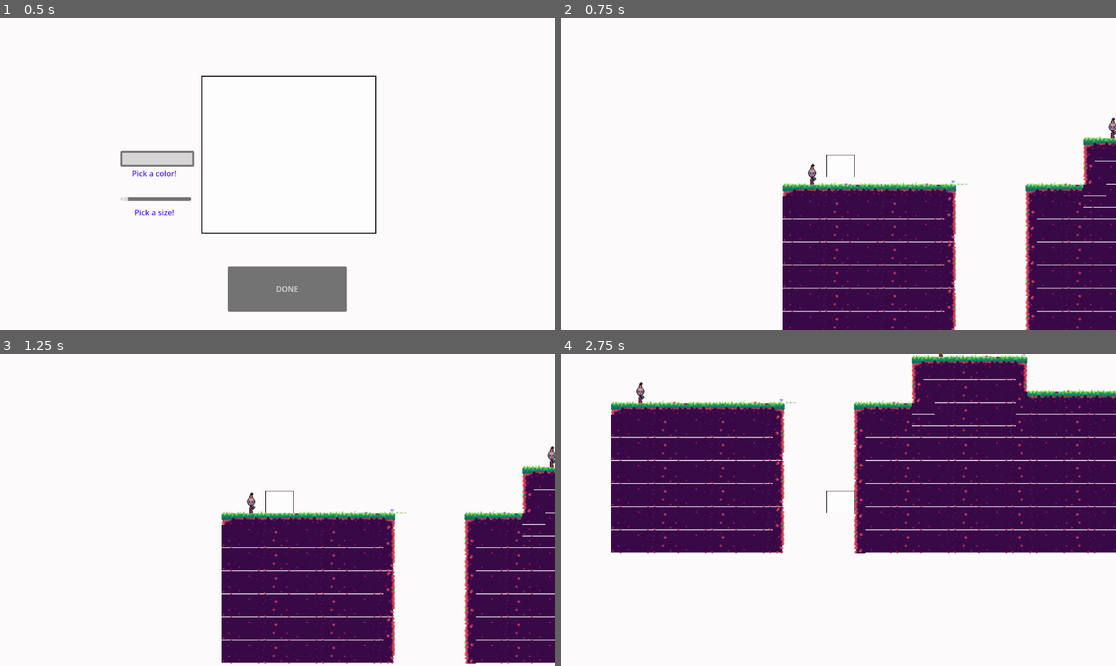
Above: before the commit, frames 1-4 (two rows, left to right).
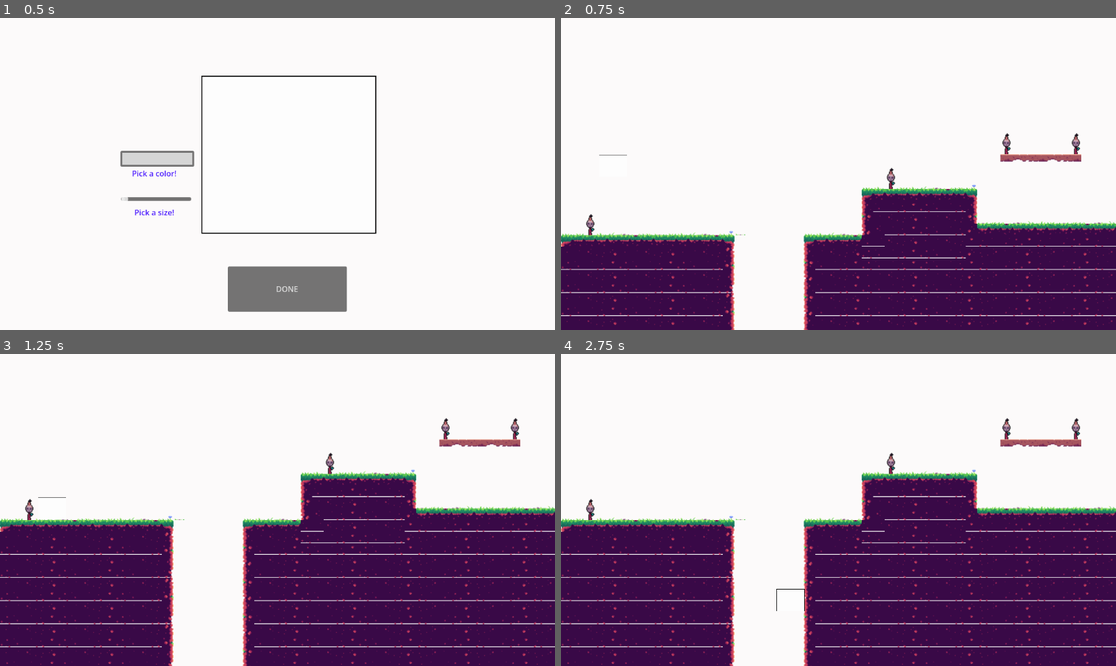
Above: after the commit, the same moments.

Repository: gracen-greenburg/Research_Milestone_Godot
Game: Godot game, scene res://scenes/Drawing_Screen.tscn
Same seed, same stepped clock (60 frames per second), same inputs: the game is played once before the commit and once after it.
Inputs (mouse positions are in pixels of both pictures, inside the frame that each line leads up to):
- Up to frame 1 (0.5 s): no input
- Up to frame 2 (0.75 s): click "DONE" at 0.5 s
- Up to frame 3 (1.25 s): no input
- Up to frame 4 (2.75 s): tap Enter (ui_accept) at 1.25, 1.52, 2.27 s; move the mouse to (960, 494) at 1.27 s; hold Right (ui_right) from 1.28 s (still down); click (960, 494) at 1.42 s; move the mouse to (727, 525) at 2.02 s

Frame 1 is identical in both runs. In frame 2, 26% of the frame differs, in the area x 0-100%, y 31-100%; in frame 3, 33%; in frame 4, 67%, in the area x 0-100%, y 0-100%.

Commit message:
Adding kill zone for player

Diff:
--- a/scenes/Game.tscn
+++ b/scenes/Game.tscn
@@ -3,6 +3,7 @@
 [ext_resource type="PackedScene" uid="uid://ddhkbla1u3ip" path="res://scenes/Player.tscn" id="1_ibkli"]
 [ext_resource type="Texture2D" uid="uid://d1onqb2vohkln" path="res://assets/tileset.png" id="1_qbsmt"]
 [ext_resource type="PackedScene" uid="uid://demhs0sme2y8y" path="res://scenes/MovingPlatform.tscn" id="3_cpr0p"]
+[ext_resource type="PackedScene" uid="uid://cuhgelmjgi0fa" path="res://scenes/Killzone.tscn" id="4_78awf"]
 
 [sub_resource type="Animation" id="Animation_cpr0p"]
 length = 0.001
@@ -575,6 +576,7 @@
 3:19/0 = 0
 4:19/0 = 0
 5:19/0 = 0
+5:19/0/physics_layer_0/polygon_0/points = PackedVector2Array(-8, -8, 8, -8, 8, 8, -8, 8)
 7:19/0 = 0
 8:19/0 = 0
 13:19/0 = 0
@@ -614,6 +616,7 @@
 3:20/0 = 0
 4:20/0 = 0
 5:20/0 = 0
+5:20/0/physics_layer_0/polygon_0/points = PackedVector2Array(-8, -8, 8, -8, 8, 8, -8, 8)
 7:20/0 = 0
 8:20/0 = 0
 13:20/0 = 0
@@ -653,6 +656,7 @@
 3:21/0 = 0
 4:21/0 = 0
 5:21/0 = 0
+5:21/0/physics_layer_0/polygon_0/points = PackedVector2Array(-8, -8, 8, -8, 8, 8, -8, 8)
 7:21/0 = 0
 8:21/0 = 0
 19:21/0 = 0
@@ -686,6 +690,7 @@
 3:22/0 = 0
 4:22/0 = 0
 5:22/0 = 0
+5:22/0/physics_layer_0/polygon_0/points = PackedVector2Array(-8, -8, 8, -8, 8, 8, -8, 8)
 7:22/0 = 0
 8:22/0 = 0
 12:22/0 = 0
@@ -727,6 +732,7 @@
 3:23/0 = 0
 4:23/0 = 0
 5:23/0 = 0
+5:23/0/physics_layer_0/polygon_0/points = PackedVector2Array(-8, -8, 8, -8, 8, 8, -8, 8)
 7:23/0 = 0
 8:23/0 = 0
 12:23/0 = 0
@@ -780,6 +786,7 @@
 3:24/0 = 0
 4:24/0 = 0
 5:24/0 = 0
+5:24/0/physics_layer_0/polygon_0/points = PackedVector2Array(-8, -8, 8, -8, 8, 8, -8, 8)
 7:24/0 = 0
 8:24/0 = 0
 12:24/0 = 0
@@ -843,6 +850,7 @@
 3:26/0 = 0
 4:26/0 = 0
 5:26/0 = 0
+5:26/0/physics_layer_0/polygon_0/points = PackedVector2Array(-8, -8, 8, -8, 8, 8, -8, 8)
 7:26/0 = 0
 8:26/0 = 0
 19:26/0 = 0
@@ -876,6 +884,7 @@
 3:27/0 = 0
 4:27/0 = 0
 5:27/0 = 0
+5:27/0/physics_layer_0/polygon_0/points = PackedVector2Array(-8, -8, 8, -8, 8, 8, -8, 8)
 7:27/0 = 0
 8:27/0 = 0
 19:27/0 = 0
@@ -909,6 +918,7 @@
 3:28/0 = 0
 4:28/0 = 0
 5:28/0 = 0
+5:28/0/physics_layer_0/polygon_0/points = PackedVector2Array(-8, -8, 8, -8, 8, 8, -8, 8)
 7:28/0 = 0
 8:28/0 = 0
 11:28/0 = 0
@@ -951,6 +961,7 @@
 3:29/0 = 0
 4:29/0 = 0
 5:29/0 = 0
+5:29/0/physics_layer_0/polygon_0/points = PackedVector2Array(-8, -8, 8, -8, 8, 8, -8, 8)
 7:29/0 = 0
 8:29/0 = 0
 11:29/0 = 0
@@ -993,6 +1004,7 @@
 3:30/0 = 0
 4:30/0 = 0
 5:30/0 = 0
+5:30/0/physics_layer_0/polygon_0/points = PackedVector2Array(-8, -8, 8, -8, 8, 8, -8, 8)
 7:30/0 = 0
 8:30/0 = 0
 42:30/0 = 0
@@ -1014,6 +1026,7 @@
 3:31/0 = 0
 4:31/0 = 0
 5:31/0 = 0
+5:31/0/physics_layer_0/polygon_0/points = PackedVector2Array(-8, -8, 8, -8, 8, 8, -8, 8)
 7:31/0 = 0
 8:31/0 = 0
 42:31/0 = 0
@@ -1413,6 +1426,9 @@
 physics_layer_0/collision_layer = 1
 sources/1 = SubResource("TileSetAtlasSource_cpr0p")
 
+[sub_resource type="WorldBoundaryShape2D" id="WorldBoundaryShape2D_s0nni"]
+distance = -173.0
+
 [node name="Game" type="Node2D" unique_id=160140118]
 
 [node name="Platform" parent="." unique_id=257777093 instance=ExtResource("3_cpr0p")]
@@ -1426,14 +1442,23 @@
 [node name="Level" type="TileMap" parent="." unique_id=1946833717]
 tile_set = SubResource("TileSet_ibkli")
 format = 2
-layer_0/tile_data = PackedInt32Array(1769472, 65537, 36, 183 …(25448 unchanged characters)… 2556025, 262145, 46, 2621561, 262145, 47)
+layer_0/tile_data = PackedInt32Array(1769472, 65537, 36, 183 …(25448 unchanged characters)… 2556025, 262145, 46, 2621561, 262145, 47, 917503, 327681, 27, 983039, 327681, 28, 1048575, 327681, 29, 1114111, 327681, 30, 1179647, 327681, 27, 1245183, 327681, 28, 1310719, 327681, 29, 1376255, 327681, 30, 1441791, 327681, 27, 1507327, 327681, 28, 1572863, 327681, 29, 1638399, 327681, 30, 1703935, 327681, 27, 1769471, 327681, 28, 1835007, 327681, 29, 1900543, 327681, 30, 1966079, 327681, 27, 2031615, 327681, 28, 2097151, 327681, 29, 2162687, 327681, 30, 2228223, 327681, 27, 2293759, 327681, 28, 2359295, 327681, 29, 2424831, 327681, 30, 2490367, 327681, 27, 2555903, 327681, 28, 2621439, 327681, 29, 1114083, 131073, 27)
 
 [node name="Player" parent="." unique_id=793988895 instance=ExtResource("1_ibkli")]
 z_index = 5
-position = Vector2(-508, 278)
+position = Vector2(-516, 208)
 scale = Vector2(1.0730338, 0.92766017)
 
 [node name="Camera2D" type="Camera2D" parent="Player" unique_id=914197449]
 position = Vector2(545.18317, 154.15128)
 scale = Vector2(0.9319371, 1.077981)
 zoom = Vector2(1.5, 1.5)
+limit_left = 0
+limit_bottom = 650
+
+[node name="Killzone" parent="." unique_id=335422354 instance=ExtResource("4_78awf")]
+position = Vector2(282, 509)
+collision_mask = 3
+
+[node name="CollisionShape2D2" type="CollisionShape2D" parent="Killzone" unique_id=1073330677]
+shape = SubResource("WorldBoundaryShape2D_s0nni")
--- /dev/null
+++ b/scenes/Killzone.tscn
@@ -0,0 +1,14 @@
+[gd_scene format=3 uid="uid://cuhgelmjgi0fa"]
+
+[ext_resource type="Script" uid="uid://bdiscpxoo8kw3" path="res://scripts/killzone.gd" id="1_ijpuw"]
+
+[node name="Killzone" type="Area2D" unique_id=335422354]
+collision_mask = 2
+script = ExtResource("1_ijpuw")
+
+[node name="Timer" type="Timer" parent="." unique_id=1827987934]
+wait_time = 0.6
+one_shot = true
+
+[connection signal="body_entered" from="." to="." method="_on_body_entered"]
+[connection signal="timeout" from="Timer" to="." method="_on_timer_timeout"]
--- /dev/null
+++ b/scripts/killzone.gd
@@ -0,0 +1,13 @@
+extends Area2D
+
+## following tutorial
+@onready var timer: Timer = $Timer
+
+func _on_body_entered(body):
+	print("YOU DIED")
+	timer.start()
+
+
+# when you die, restart scene
+func _on_timer_timeout():
+	get_tree().reload_current_scene()
Not shown, added: scripts/killzone.gd.uid
